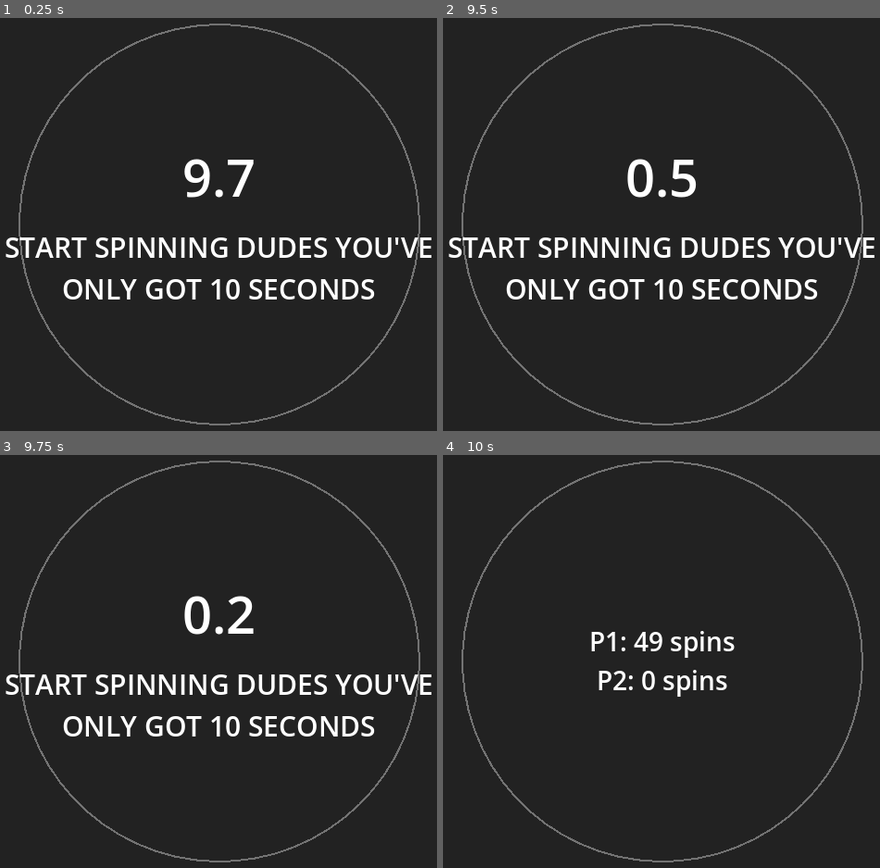
Above: before the commit, frames 1-4 (two rows, left to right).
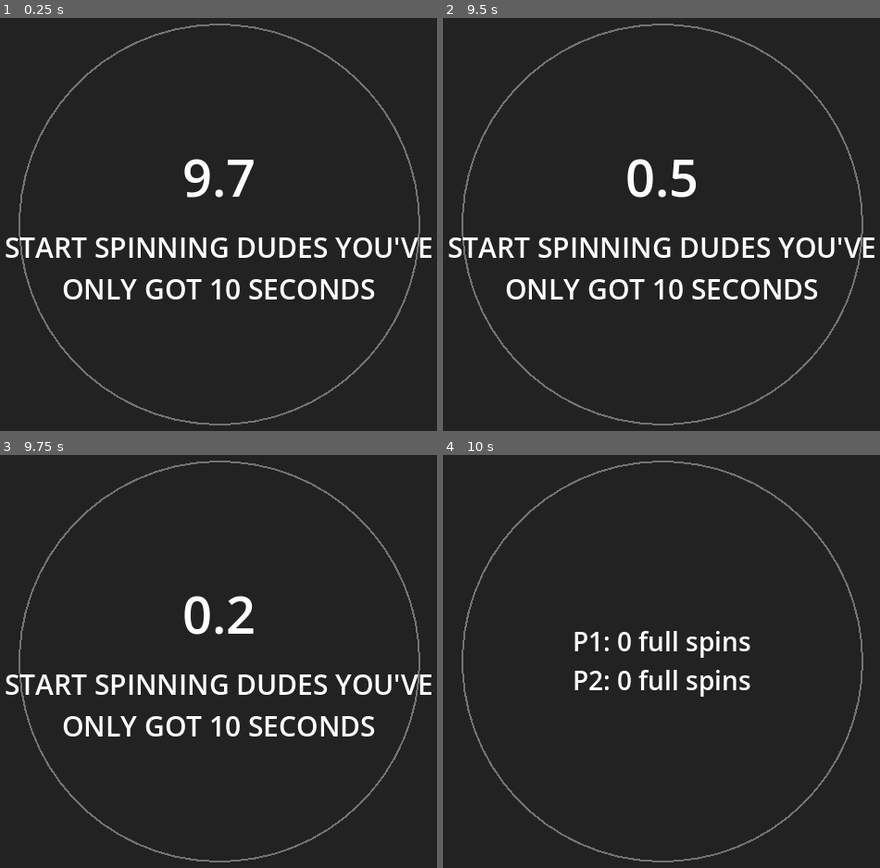
Above: after the commit, the same moments.

Repository: cbrenton/beyblade
Game: Godot game, scene res://main.tscn
Same seed, same stepped clock (60 frames per second), same inputs: the game is played once before the commit and once after it.
Inputs:
- Up to frame 1 (0.25 s): no input
- Up to frame 2 (9.5 s): tap Enter at 0.5 s; hold D 0.53-1.28 s; hold F 0.53-1.28 s; tap Space at 0.77, 1.52, 3.02, 3.77, 4.52, 6.02, 6.77, 7.52, 9.02 s; hold S 1.28-2.03 s; tap G at 1.35, 8.85 s; hold D 2.03-2.78 s; hold I 2.03-2.78 s; hold W 2.78-3.53 s; tap K at 2.85 s; hold J 3.53-4.28 s; hold A 3.53-5.03 s; tap L at 4.35 s; hold S 5.03-5.78 s; hold 1 5.03-5.78 s; hold D 5.78-6.53 s; tap 2 at 5.85 s; hold W 6.53-7.28 s; hold C 6.53-7.28 s; hold D 7.28-8.03 s; tap V at 7.35 s; hold S 8.03-8.78 s; hold F 8.03-8.78 s; hold A from 8.78 s (still down)
- Up to frame 3 (9.75 s): release A at 9.53 s; hold W from 9.53 s (still down); hold I from 9.53 s (still down)
- Up to frame 4 (10 s): keep holding W; keep holding I; tap Space at 9.77 s

Frames 1-3 are identical in both runs. In frame 4, 1.8% of the frame differs, in the area x 30-71%, y 42-59%.

Commit message:
don't show raw values for spinners, show number of rotations

Diff:
--- a/godot/scripts/arena.gd
+++ b/godot/scripts/arena.gd
@@ -86,7 +86,7 @@
                 _time_till_battle_left = TIME_TILL_BATTLE_SEC
                 _instruction_label.visible = false
                 _countdown_label.add_theme_font_size_override("font_size", 28)
-                _countdown_label.text = "P1: %d spins\nP2: %d spins" % [_p1_spins, _p2_spins]
+                _countdown_label.text = "P1: %d full spins\nP2: %d full spins" % [_p1_spins / 64.0, _p2_spins / 64.0]
         _Overlay.READY_FOR_BATTLE:
             _time_till_battle_left -= delta
             if _time_till_battle_left <= 0.0:
